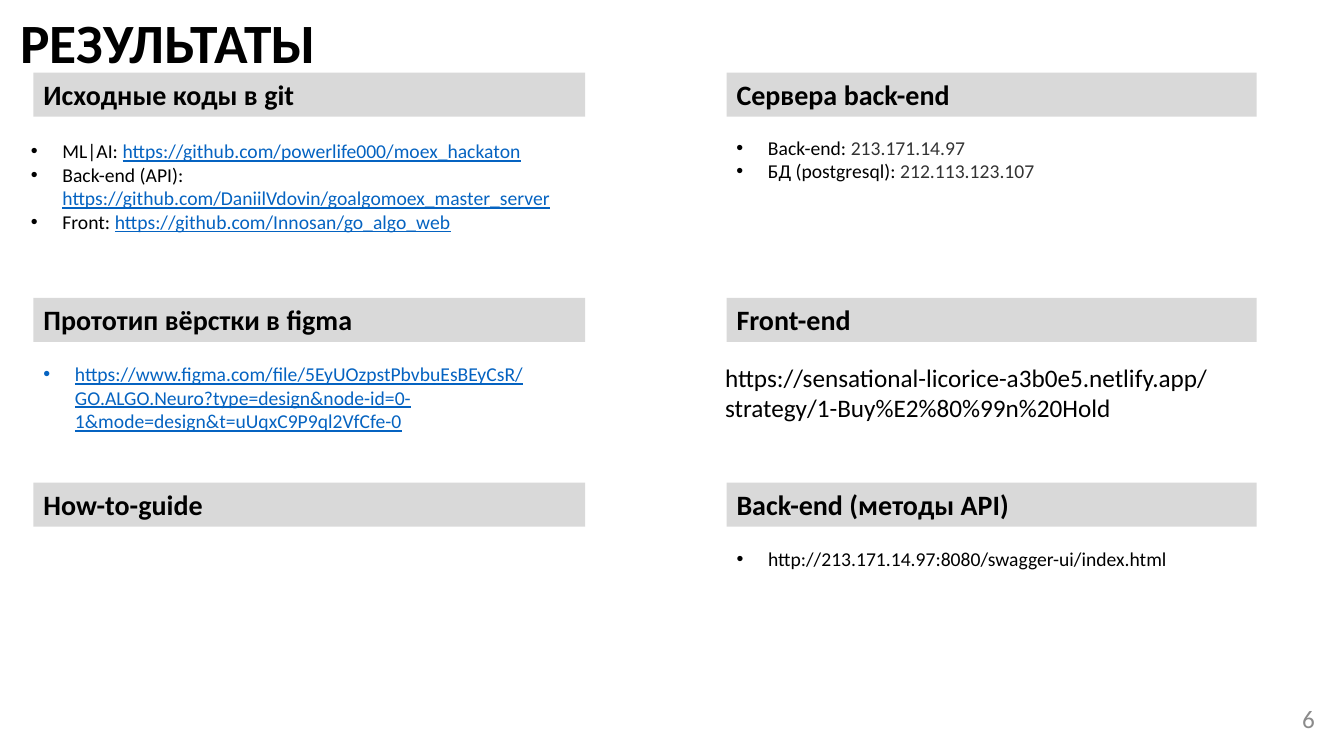
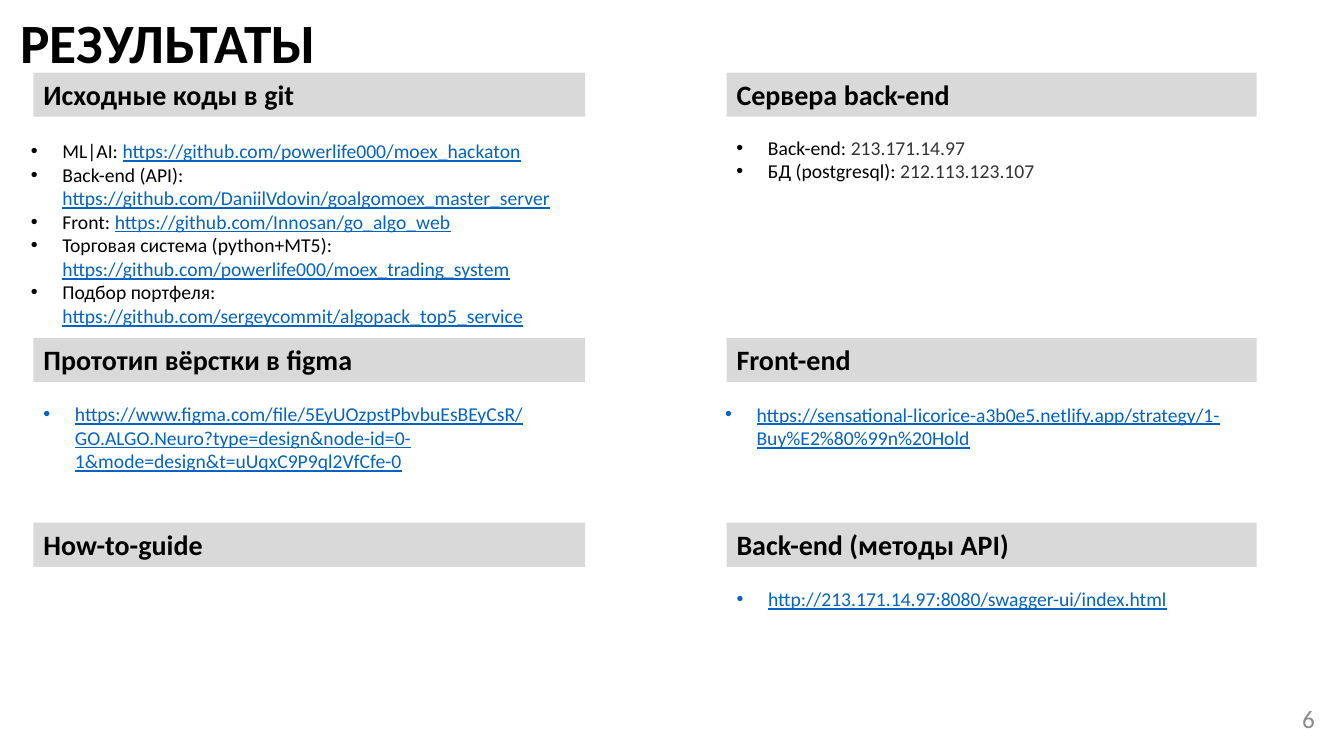
Before and after one commit to suenot/powerlife000-moex_hackaton, a slide deck: slide 6 of info/NullPointerExeption v1.pptx. Drawn at 1344x756 pixels with LibreOffice and Linux fonts; fonts in the diff are those of the drawing. Boxes give left, top, right and bottom in pixels: in the first picture for what was removed or moved away, otherwise in the second. Text is boxed around its words. In the diff, an @@ line names an element or a change of style, - is before the commit and + after.

```diff
--- a/info/NullPointerExeption v1.pptx
+++ b/info/NullPointerExeption v1.pptx
@@ text at (62, 238, 522, 327): paragraphs added @@
+• Торговая система (python+MT5): https://github.com/powerlife000/moex_trading_system
+• Подбор портфеля: https://github.com/sergeycommit/algopack_top5_service
@@ text "https://sensational-licorice-a3b0e5.netlify.app/strategy/1-B ...": place and size @@
-text "https://sensational-licorice-a3b0e5.netlify.app/strategy/1-B ..." at (725, 369, 1207, 422)
+text "https://sensational-licorice-a3b0e5.netlify.app/strategy/1-B ..." at (757, 408, 1220, 449)
@@ text "https://sensational-licorice-a3b0e5.netlify.app/strategy/1-B ..." at (757, 408, 1220, 449): size 18 to 14 pt, text colour #000000 to #0563C1, underline on; bullet none to • @@
@@ 4 rectangles, 2 texts: place and size @@
-4 rectangles, 2 texts at (33, 297, 1257, 570)
+4 rectangles, 2 texts at (33, 338, 1257, 610)
@@ text "http://213.171.14.97:8080/swagger-ui/index.html" at (768, 592, 1166, 610): text colour #000000 to #0563C1, underline on @@
```
Also in this commit, not shown: 1 other file.
